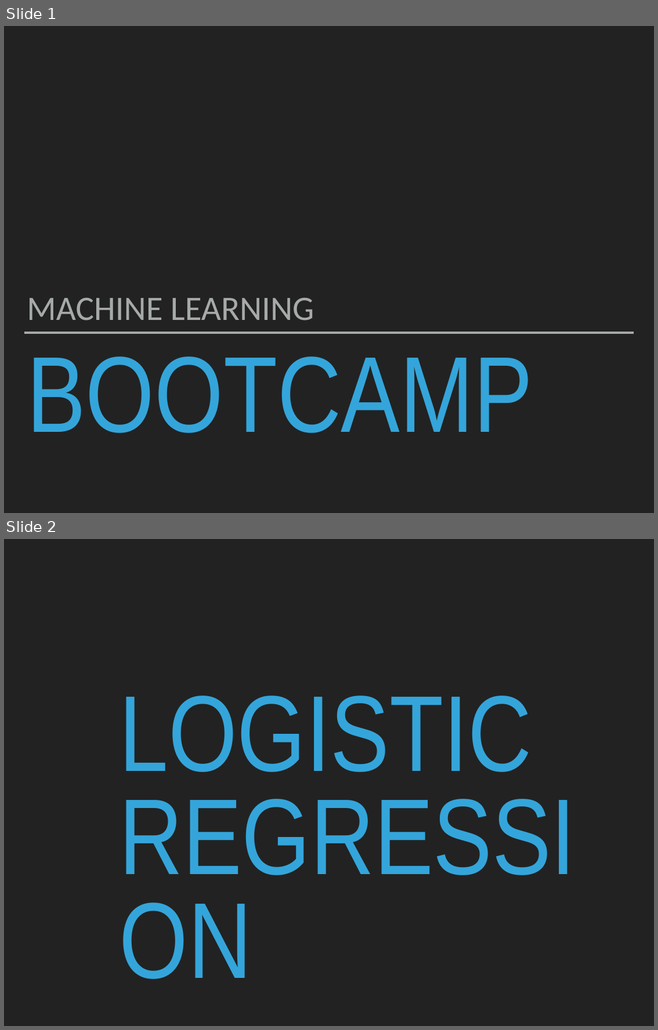
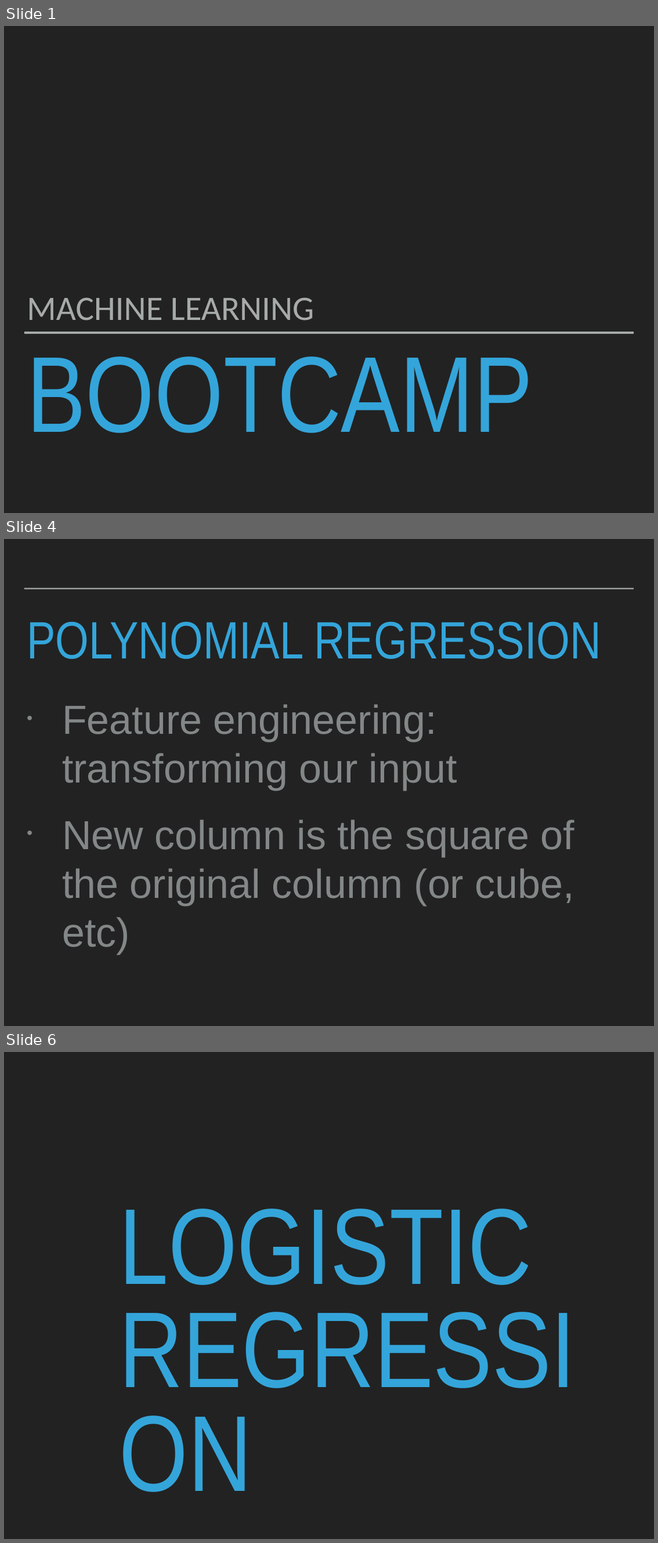
Before and after one commit to patricks1/noble-machine-learning, a slide deck: Session3/Session3_Slides.pptx. Shown one above the other, each under a label of ours: slides 1 and 2 before the commit, slides 1, 4 and 6 after it; the slides between them are not shown. The pictures are 658x1030 and 658x1543 pixels, drawn with LibreOffice and Linux fonts; fonts in the diff are those of the drawing. Boxes give left, top, right and bottom in pixels: in the first picture for what was removed or moved away, otherwise in the second. Text is boxed around its words. In the diff, an @@ line names an element or a change of style, - is before the commit and + after.

```diff
--- a/Session3/Session3_Slides.pptx
+++ b/Session3/Session3_Slides.pptx
@@ slide 4 added at (4,539,654,1026), background #222222 @@
@@ line added from (24, 589) to (633, 589), #A6AAA9 2 pt @@
@@ title added at (27,621,601,659), 82.8 pt, text #34A5DA @@
+POLYNOMIAL REGRESSION
@@ text added at (62,704,574,954), 64 pt, text #838787 @@
+• Feature engineering: transforming our input
+• New column is the square of the original column (or cube, etc)
@@ what was slide 2 is now slide 6 @@
```
Also in this commit, not shown: 6 slides changed, 14 other slides added, 3 slides removed, 3 other files.
